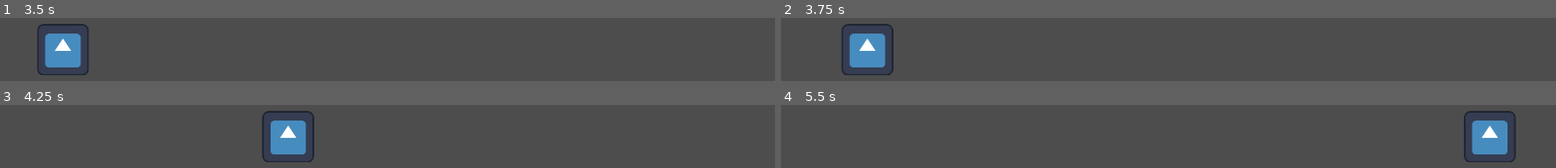
Above: before the commit, frames 1-4 (two rows, left to right).
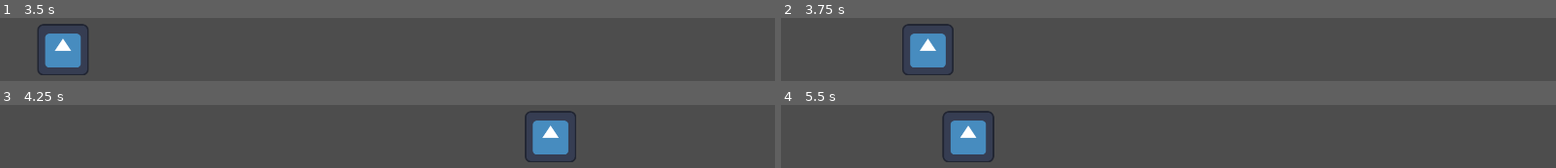
Above: after the commit, the same moments.

Repository: sysfield/fp
Game: Godot game, scene res://enemy.tscn
The game is run twice, just before and just after one commit, with the same random seed, the same clock (stepped at 60 frames per second) and the same inputs. The project has no main scene, so this scene is started directly. The engine's default icon, where the game draws it, is replaced by a stand-in: a white triangle on a blue panel in a dark square.
Inputs:
- Up to frame 1 (3.5 s): no input
- Up to frame 2 (3.75 s): no input
- Up to frame 3 (4.25 s): no input
- Up to frame 4 (5.5 s): no input

Frame 1 is identical in both runs. In frame 2, 6.6% of the frame differs, in the area x 7-23%, y 9-91%; in frame 3, 6.5%; in frame 4, 6.6%, in the area x 20-95%, y 9-91%.

Commit message:
Testing alternative value

Diff:
--- a/Enemy.gd
+++ b/Enemy.gd
@@ -22,4 +22,4 @@
 	if position.x == screen_size.x - sprite_x:
 		speed = -(speed)
 	elif position.x == 0 + sprite_x:
-		speed = speed * -1
+		speed = speed * -2
